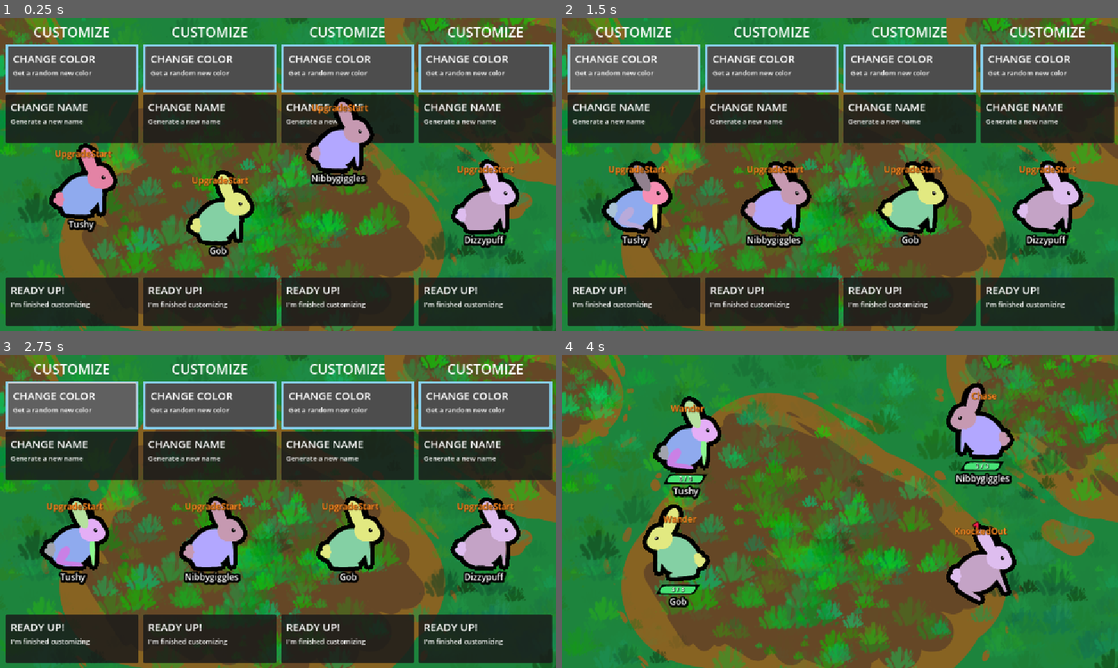
Above: before the commit, frames 1-4 (two rows, left to right).
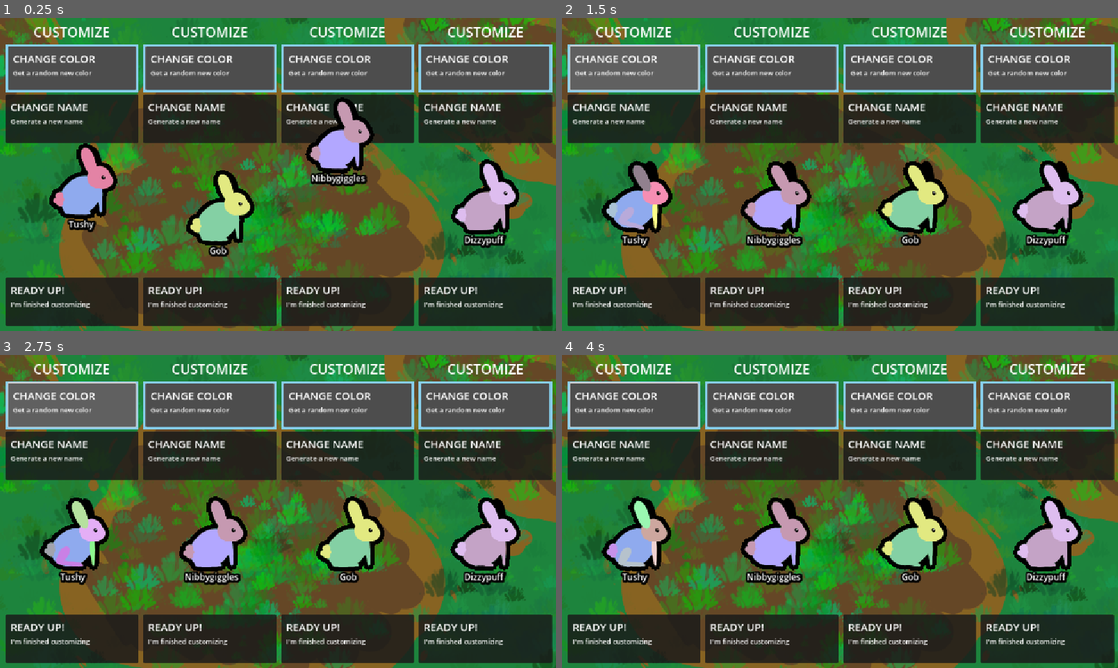
Above: after the commit, the same moments.

Repository: Galitie/tm2
Game: Godot game, scene res://test_scene.tscn
Same seed, same stepped clock (60 frames per second), same inputs: the game is played once before the commit and once after it. Sound files missing from this copy of the repository are replaced by a short silence.
Inputs (mouse positions are in pixels of both pictures, inside the frame that each line leads up to):
- Up to frame 1 (0.25 s): no input
- Up to frame 2 (1.5 s): click (634, 68) at 0.52 s; click (634, 68) at 1.27 s
- Up to frame 3 (2.75 s): click (72, 405) at 2.02 s
- Up to frame 4 (4 s): tap Enter (ui_accept) at 2.75, 3.02, 3.77 s; move the mouse to (962, 495) at 2.77 s; click (962, 495) at 2.92 s; move the mouse to (728, 527) at 3.52 s; click (728, 527) at 3.67 s

The runs differ from the first frame. In frame 1, 0.8% of the frame differs, in the area x 10-93%, y 27-54%; in frame 2, 0.7%; in frame 3, 0.7%; in frame 4, 58%, in the area x 1-100%, y 2-99%.

Commit message:
Adjusted settings for playtest

Diff:
--- a/project.godot
+++ b/project.godot
@@ -26,6 +26,7 @@
 
 [display]
 
+window/size/mode=2
 window/stretch/mode="canvas_items"
 
 [global_group]
--- a/test_scene.tscn
+++ b/test_scene.tscn
@@ -26,6 +26,7 @@
 
 [node name="Game" type="Node2D"]
 script = ExtResource("1_fnpeg")
+debug_mode = false
 override_sudden_death_time = 60.0
 
 [node name="Background" type="Sprite2D" parent="."]
